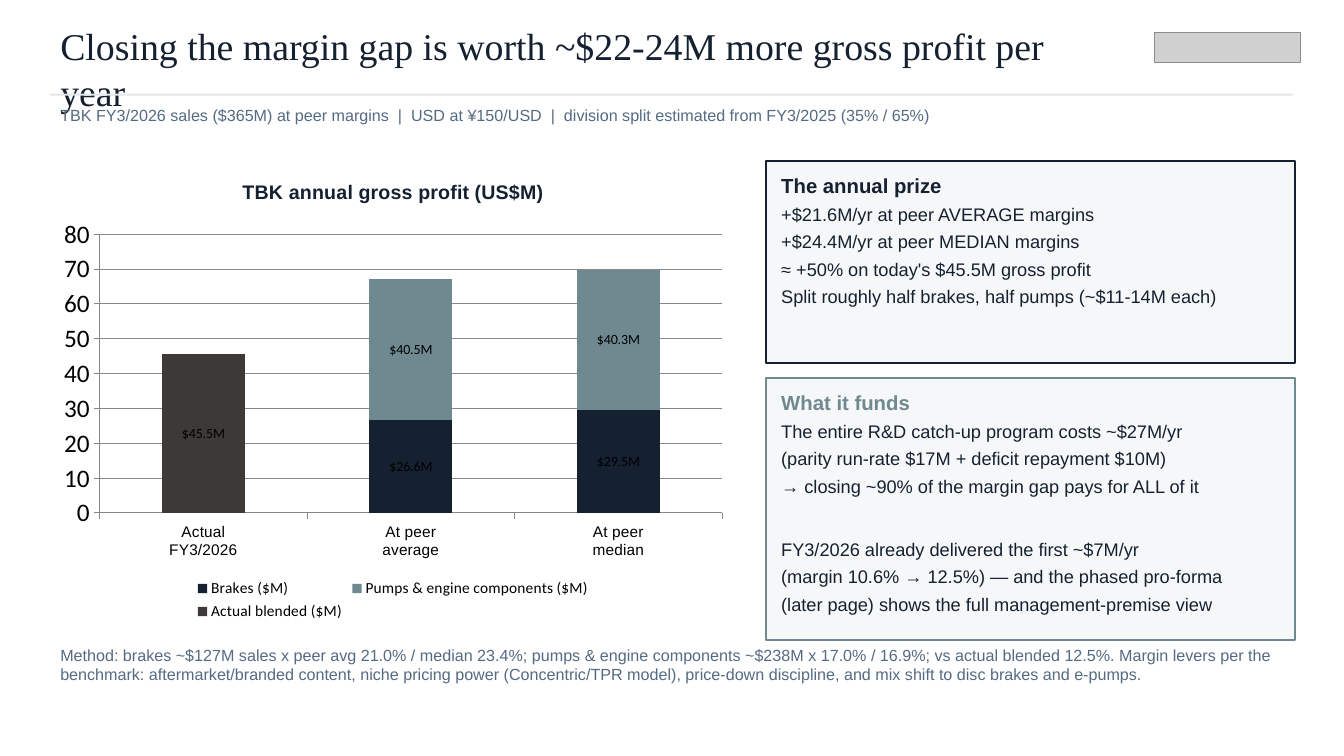
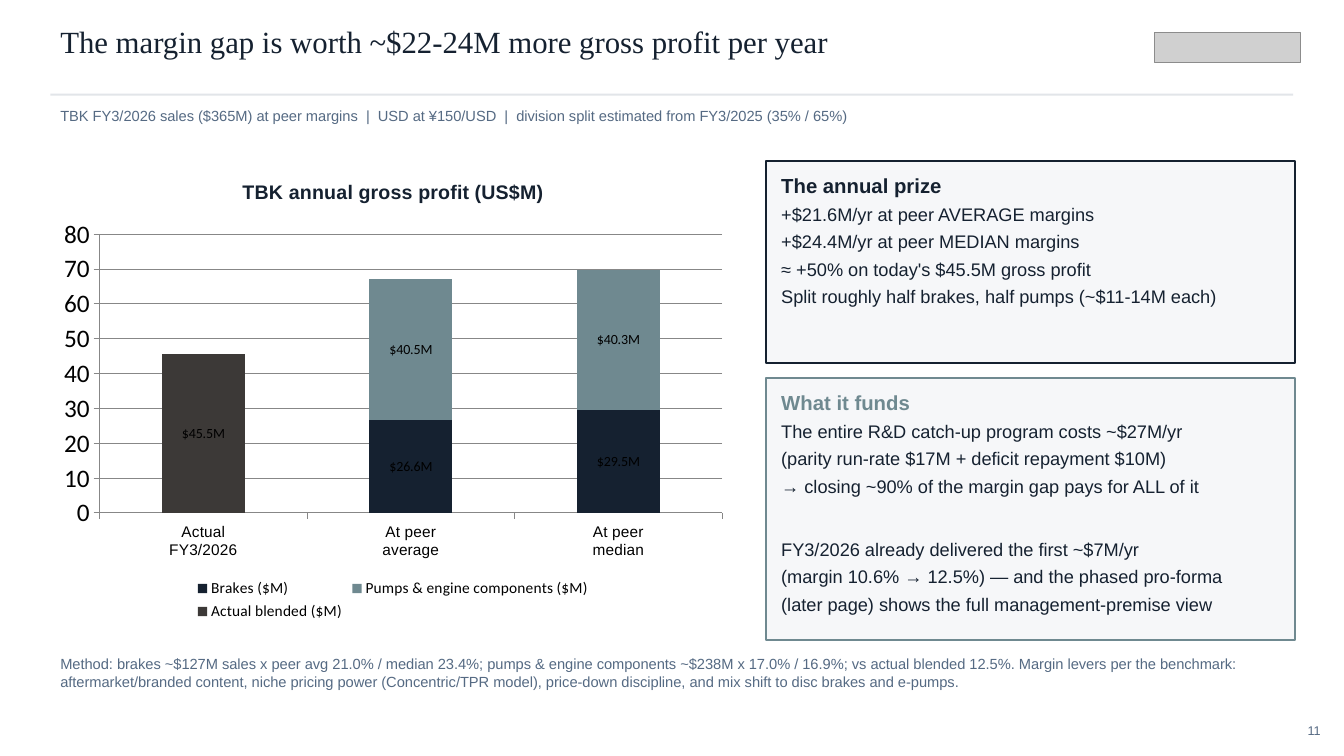
Before and after one commit to charette-lab/Claude, a slide deck: slide 11 of TBK_rd_gap_slides.pptx (slide 10 before the commit). Drawn at 1344x756 pixels with LibreOffice and Linux fonts; fonts in the diff are those of the drawing; grey boxes stand for pictures. Boxes give left, top, right and bottom in pixels: in the first picture for what was removed or moved away, otherwise in the second. Text is boxed around its words. In the diff, an @@ line names an element or a change of style, - is before the commit and + after.

```diff
--- a/TBK_rd_gap_slides.pptx
+++ b/TBK_rd_gap_slides.pptx
@@ text at (60, 30, 828, 59): text changed; size 27 to 22 pt @@
-Closing the margin gap is worth ~$22-24M more gross profit per year
+The margin gap is worth ~$22-24M more gross profit per year
@@ text "TBK FY3/2026 sales ($365M) at ..." at (60, 110, 847, 124): size 11.5 to 10.5 pt @@
@@ text "Method: brakes ~$127M sales x ..." at (60, 658, 1236, 690): size 11.5 to 10.5 pt @@
@@ text "Method: brakes ~$127M sales x ...": place and size @@
-text "Method: brakes ~$127M sales x ..." at (60, 649, 1270, 684)
+text "Method: brakes ~$127M sales x ..." at (60, 658, 1236, 690)
@@ text added at (1308, 726, 1321, 735), 9 pt, text #556A83 @@
+11
```
Also in this commit, not shown: 25 other slides changed, 1 slide added, 1 other file.
